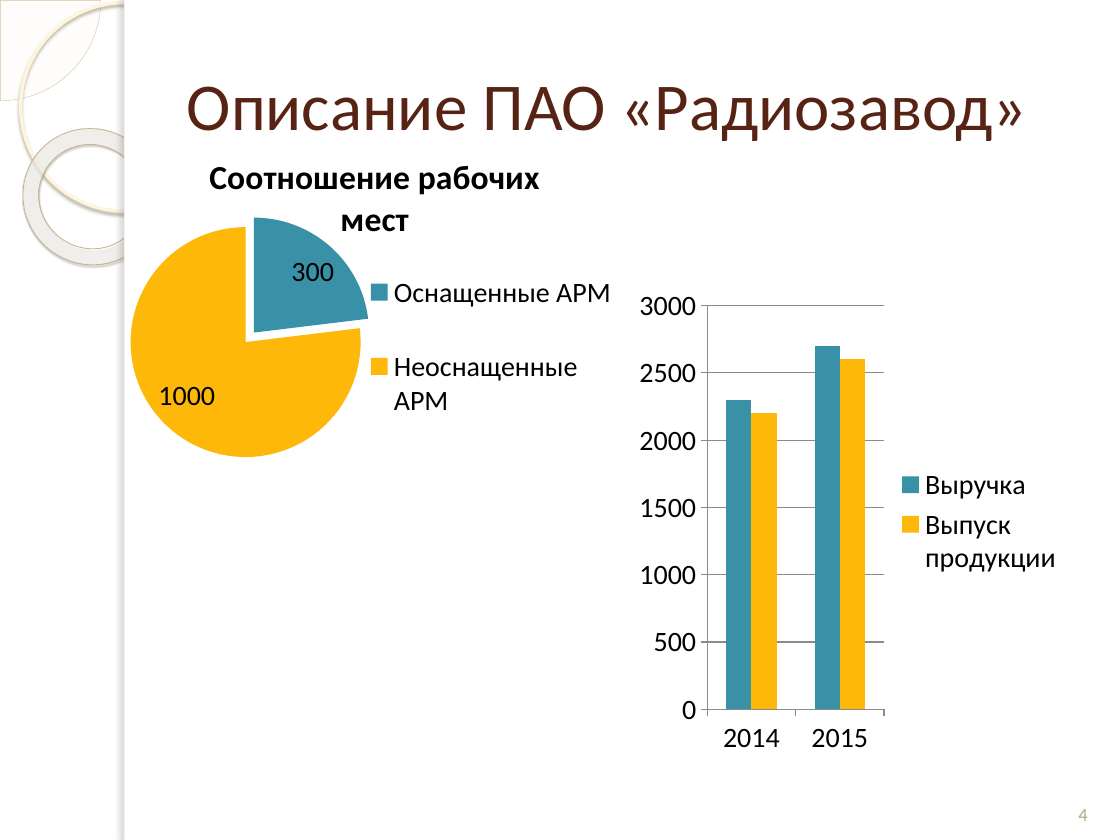
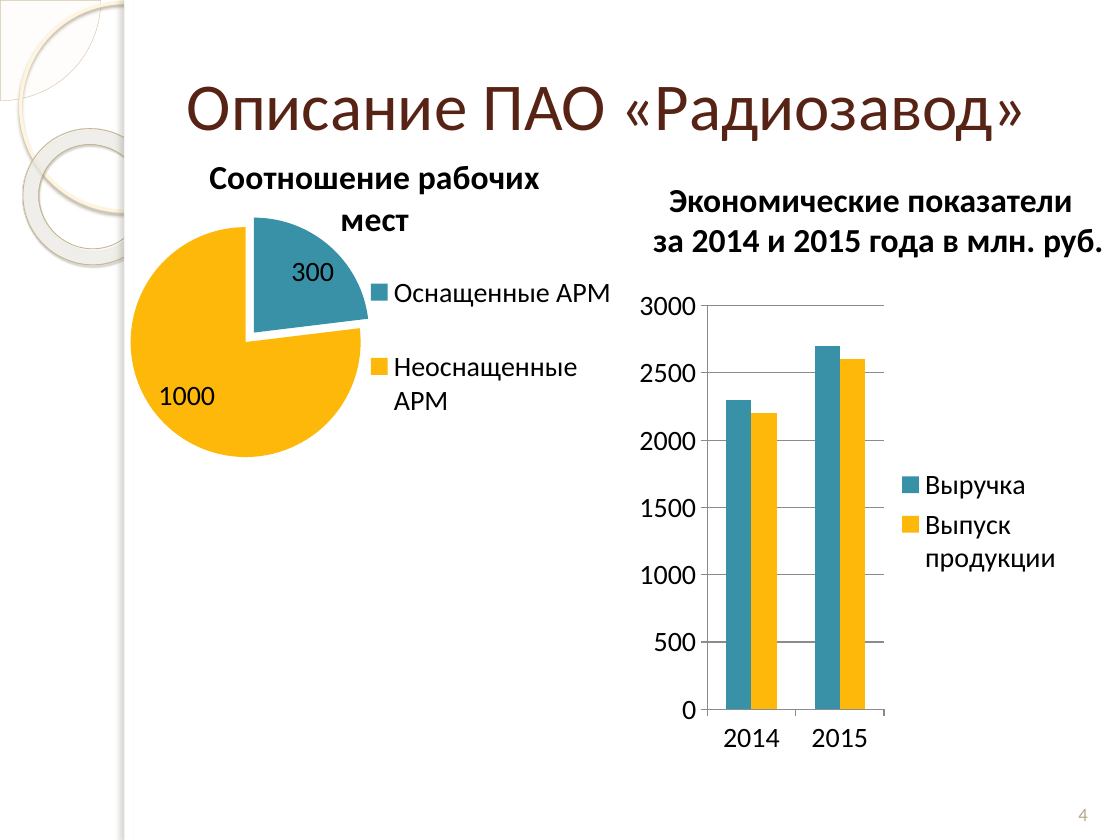
Before and after one commit to andreytemn/university, a slide deck: slide 4 of diplom/презентация к отчету.pptx. Drawn at 1120x840 pixels with LibreOffice and Linux fonts; fonts in the diff are those of the drawing; background and template pictures are left out. Boxes give left, top, right and bottom in pixels: in the first picture for what was removed or moved away, otherwise in the second. Text is boxed around its words. In the diff, an @@ line names an element or a change of style, - is before the commit and + after.

```diff
--- a/diplom/презентация к отчету.pptx
+++ b/diplom/презентация к отчету.pptx
@@ text added at <box>653,190,1103,258</box>, 21.6 pt, text #000000, bold @@
+Экономические показатели
+за 2014 и 2015 года в млн. руб.
```
Also in this commit, not shown: 5 other files.
